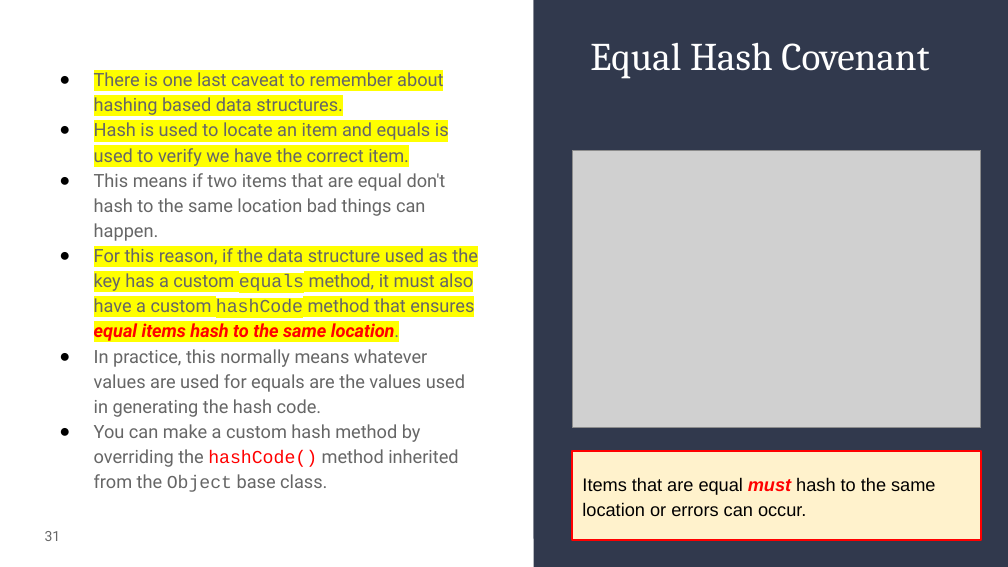
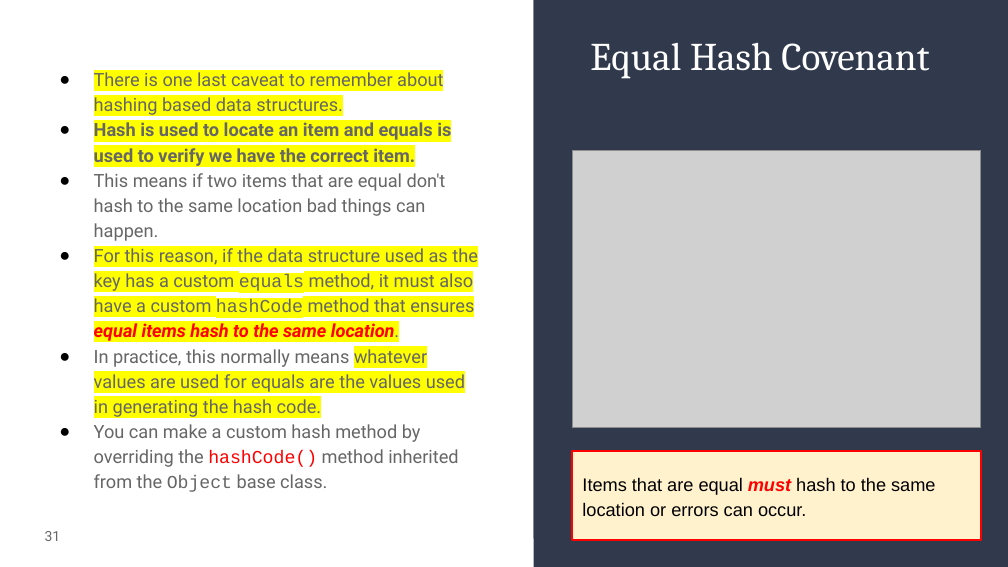
Before and after one commit to alam-tanweer/DailyFolder, a slide deck: slide 31 of CourseContent/Unit 07_ Data Structure III/tanweer/07_ Data Structures III - ta.pptx. Drawn at 1008x567 pixels with LibreOffice and Linux fonts; fonts in the diff are those of the drawing; grey boxes stand for pictures. Boxes give left, top, right and bottom in pixels: in the first picture for what was removed or moved away, otherwise in the second. Text is boxed around its words. In the diff, an @@ line names an element or a change of style, - is before the commit and + after.

```diff
--- a/CourseContent/Unit 07_ Data Structure III/tanweer/07_ Data Structures III - ta.pptx
+++ b/CourseContent/Unit 07_ Data Structure III/tanweer/07_ Data Structures III - ta.pptx
@@ text at (x1=94, y1=122, x2=465, y2=418): bold on in "Hash is used to locate an item ..."; highlight none to #FFFF00 in "whatever values are used for equals are ..." @@
```
Also in this commit, not shown: 6 other slides changed, 22 other files.
